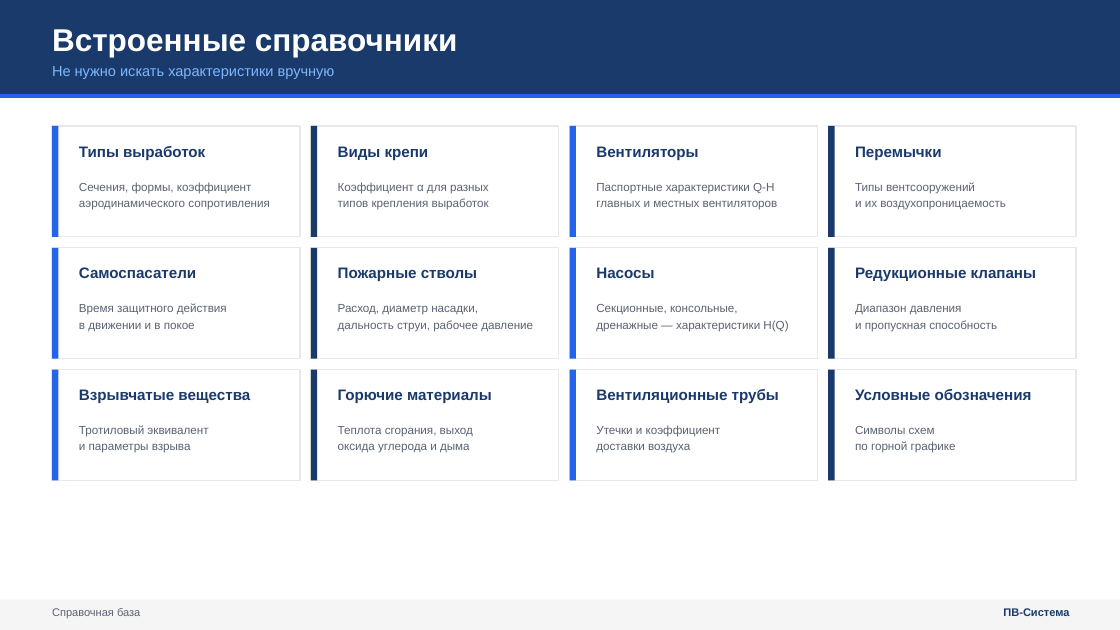
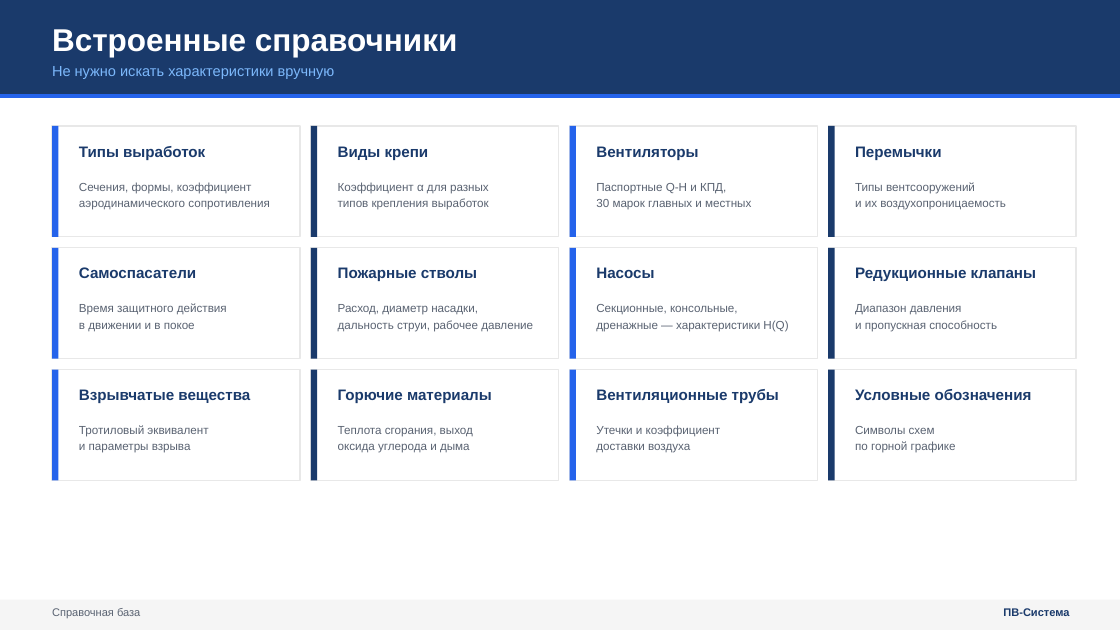
Before and after one commit to pvsistema/ventilation-system-design, a slide deck: slide 19 of public/PV-Sistema-prezentaciya.pptx. Drawn at 1120x630 pixels with LibreOffice and Linux fonts; fonts in the diff are those of the drawing. Boxes give left, top, right and bottom in pixels: in the first picture for what was removed or moved away, otherwise in the second. Text is boxed around its words. In the diff, an @@ line names an element or a change of style, - is before the commit and + after.

```diff
--- a/public/PV-Sistema-prezentaciya.pptx
+++ b/public/PV-Sistema-prezentaciya.pptx
@@ text at (596,183,751,209): text changed @@
-Паспортные характеристики Q-H
-главных и местных вентиляторов
+Паспортные Q-H и КПД,
+30 марок главных и местных
```
Also in this commit, not shown: 7 other slides changed.
